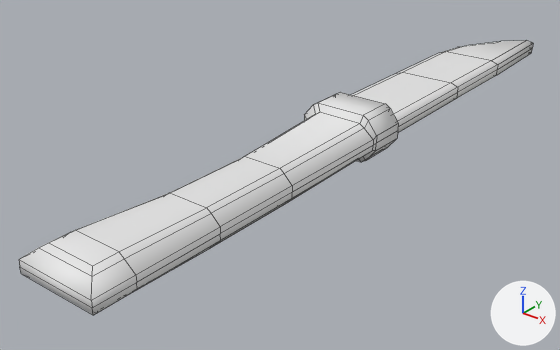
One commit to the FBX model Assets/models/tools_knife.fbx: the scene before it, then after it.
One viewpoint serves both versions: a 50 mm lens placed at (0.0864, -0.1319, 0.0651), pointed at (-0.0107, -0.0106, -0.0102). Arrows for +X, +Y and +Z are at lower right; the lights stay in place. Mesh edges are drawn as thin lines.

Objects in the first picture: 'tools_knife'.
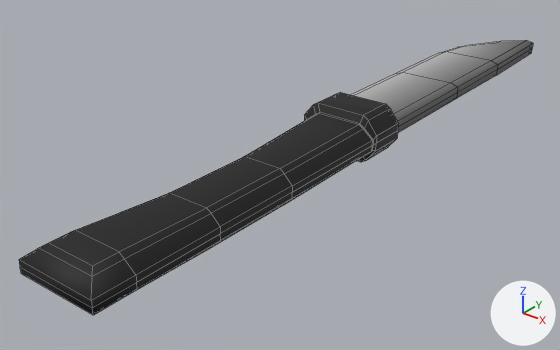
Location of each change, [x1, y1, x2, y2] in pixels of the pictures (560 x 350 px):
part 1 of me_tools_knife, built on
    both: [245, 112, 373, 204]
part 2 of me_tools_knife, recoloured (white to grey)
    both: [19, 40, 533, 315]

The edits, one by one:
Picture 'texture_atlas.psd' (img_texture_atlas_psd) is new.
Material 'Texture_atlas' (mat_texture_atlas) is new.
Its texture is img_texture_atlas_psd.
Its roughness is 0.69.
me_tools_knife is used by ob_tools_knife; location (0.0, 0.0, 0.0).
me_tools_knife had 153 vertices, 150 faces and spanned x -0.01..0.009, y -0.077..0.085, z -0.005..0.005.
me_tools_knife now has 167 vertices, 164 faces and spans x -0.01..0.009, y -0.077..0.085, z -0.005..0.005.
Part 1, on me_tools_knife:
14 faces are deleted.
14 vertices are added at x -0.009..0.009, y -0.004, z -0.004..0.004.
28 new faces join them.
me_tools_knife part 2: 136 faces spanning x -0.01..0.009, y -0.077..0.085, z -0.005..0.005 switch from no material to mat_texture_atlas (picture img_texture_atlas_psd).
